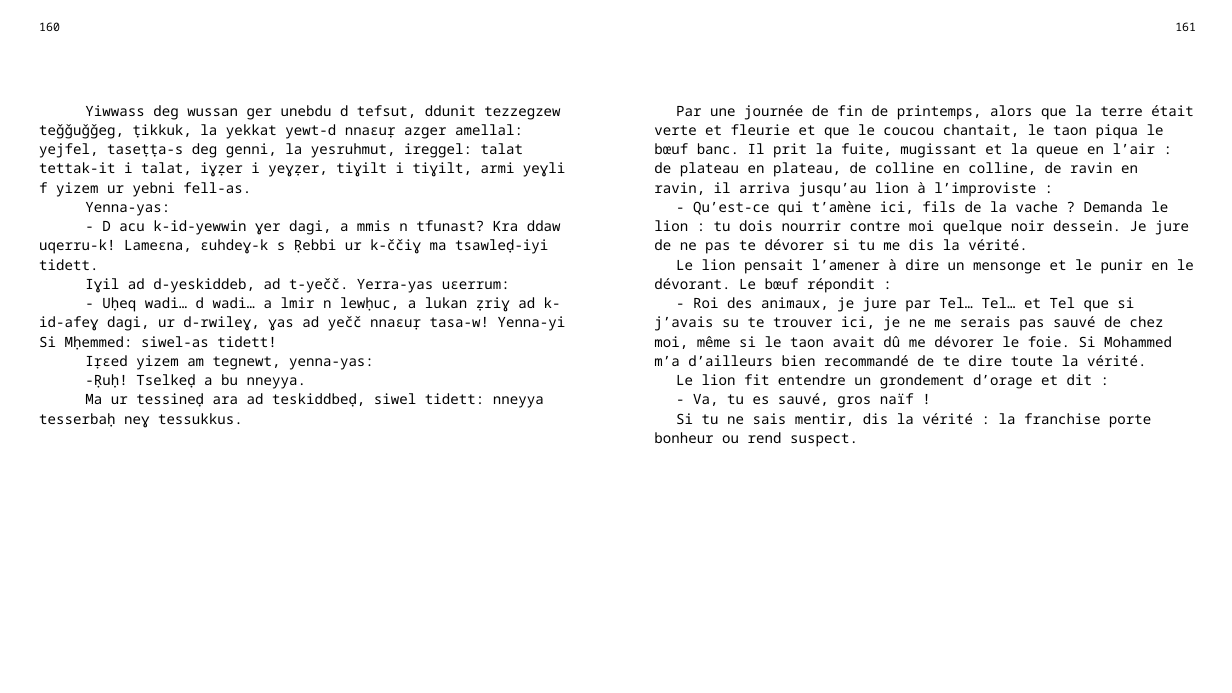
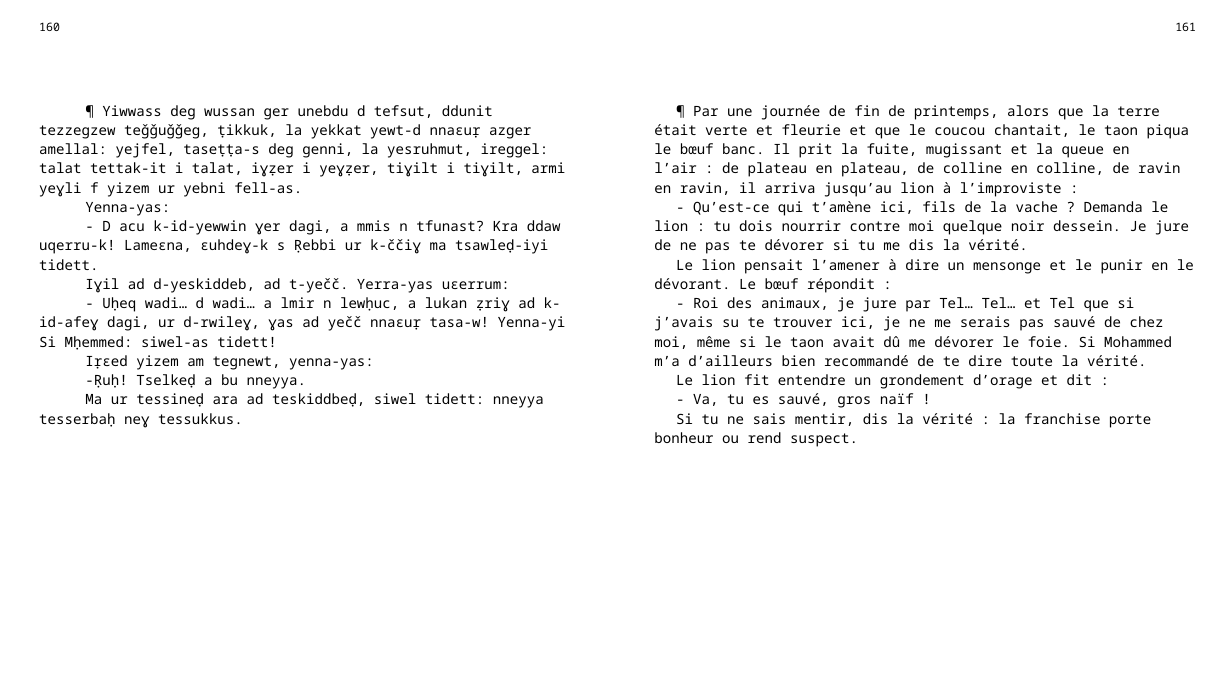
Before and after one commit to sferhah/tamacahut_n_wuccen, a slide deck: slide 77 of Uccen.ConsoleApp/uccen.pptx (slide 76 before the commit). Drawn at 1232x693 pixels with LibreOffice and Linux fonts; fonts in the diff are those of the drawing. Boxes give left, top, right and bottom in pixels: in the first picture for what was removed or moved away, otherwise in the second. Text is boxed around its words. In the diff, an @@ line names an element or a change of style, - is before the commit and + after.

```diff
--- a/Uccen.ConsoleApp/uccen.pptx
+++ b/Uccen.ConsoleApp/uccen.pptx
@@ table at (x1=30, y1=15, x2=1205, y2=668) @@
-row 3, column 1: Yiwwass deg wussan ger unebdu d tefsut, ddunit tezzegzew teǧǧuǧǧeg, ṭikkuk, la yekkat yewt-d nnaɛuṛ azger amellal: yejfel, taseṭṭa-s deg genni, la yesruhmut, ireggel: talat tettak-it i talat, iɣẓer i yeɣẓer, tiɣilt i tiɣilt, armi yeɣli f yizem ur yebni fell-as. / Yenna-yas: / - D acu k-id-yewwin ɣer dagi, a mmis n tfunast? Kra ddaw uqerru-k! Lameɛna, ɛuhdeɣ-k s Ṛebbi ur k-ččiɣ ma tsawleḍ-iyi tidett. / Iɣil ad d-yeskiddeb, ad t-yečč. Yerra-yas uɛerrum: / - Uḥeq wadi… d wadi… a lmir n lewḥuc, a lukan ẓriɣ ad k-id-afeɣ dagi, ur d-rwileɣ, ɣas ad yečč nnaɛuṛ tasa-w! Yenna-yi Si Mḥemmed: siwel-as tidett! / Iṛɛed yizem am tegnewt, yenna-yas: / -Ṛuḥ! Tselkeḍ a bu nneyya. / Ma ur tessineḍ ara ad teskiddbeḍ, siwel tidett: nneyya tesserbaḥ neɣ tessukkus.
+row 3, column 1: ¶ Yiwwass deg wussan ger unebdu d tefsut, ddunit tezzegzew teǧǧuǧǧeg, ṭikkuk, la yekkat yewt-d nnaɛuṛ azger amellal: yejfel, taseṭṭa-s deg genni, la yesruhmut, ireggel: talat tettak-it i talat, iɣẓer i yeɣẓer, tiɣilt i tiɣilt, armi yeɣli f yizem ur yebni fell-as. / Yenna-yas: / - D acu k-id-yewwin ɣer dagi, a mmis n tfunast? Kra ddaw uqerru-k! Lameɛna, ɛuhdeɣ-k s Ṛebbi ur k-ččiɣ ma tsawleḍ-iyi tidett. / Iɣil ad d-yeskiddeb, ad t-yečč. Yerra-yas uɛerrum: / - Uḥeq wadi… d wadi… a lmir n lewḥuc, a lukan ẓriɣ ad k-id-afeɣ dagi, ur d-rwileɣ, ɣas ad yečč nnaɛuṛ tasa-w! Yenna-yi Si Mḥemmed: siwel-as tidett! / Iṛɛed yizem am tegnewt, yenna-yas: / -Ṛuḥ! Tselkeḍ a bu nneyya. / Ma ur tessineḍ ara ad teskiddbeḍ, siwel tidett: nneyya tesserbaḥ neɣ tessukkus.
-row 3, column 3: Par une journée de fin de printemps, alors que la terre était verte et fleurie et que le coucou chantait, le taon piqua le bœuf banc. Il prit la fuite, mugissant et la queue en l’air : de plateau en plateau, de colline en colline, de ravin en ravin, il arriva jusqu’au lion à l’improviste : / - Qu’est-ce qui t’amène ici, fils de la vache ? Demanda le lion : tu dois nourrir contre moi quelque noir dessein. Je jure de ne pas te dévorer si tu me dis la vérité. / Le lion pensait l’amener à dire un mensonge et le punir en le dévorant. Le bœuf répondit : / - Roi des animaux, je jure par Tel… Tel… et Tel que si j’avais su te trouver ici, je ne me serais pas sauvé de chez moi, même si le taon avait dû me dévorer le foie. Si Mohammed m’a d’ailleurs bien recommandé de te dire toute la vérité. / Le lion fit entendre un grondement d’orage et dit : / - Va, tu es sauvé, gros naïf ! / Si tu ne sais mentir, dis la vérité : la franchise porte bonheur ou rend suspect.
+row 3, column 3: ¶ Par une journée de fin de printemps, alors que la terre était verte et fleurie et que le coucou chantait, le taon piqua le bœuf banc. Il prit la fuite, mugissant et la queue en l’air : de plateau en plateau, de colline en colline, de ravin en ravin, il arriva jusqu’au lion à l’improviste : / - Qu’est-ce qui t’amène ici, fils de la vache ? Demanda le lion : tu dois nourrir contre moi quelque noir dessein. Je jure de ne pas te dévorer si tu me dis la vérité. / Le lion pensait l’amener à dire un mensonge et le punir en le dévorant. Le bœuf répondit : / - Roi des animaux, je jure par Tel… Tel… et Tel que si j’avais su te trouver ici, je ne me serais pas sauvé de chez moi, même si le taon avait dû me dévorer le foie. Si Mohammed m’a d’ailleurs bien recommandé de te dire toute la vérité. / Le lion fit entendre un grondement d’orage et dit : / - Va, tu es sauvé, gros naïf ! / Si tu ne sais mentir, dis la vérité : la franchise porte bonheur ou rend suspect.
```
Also in this commit, not shown: 4 other slides changed, 1 slide added, 2 other files.
